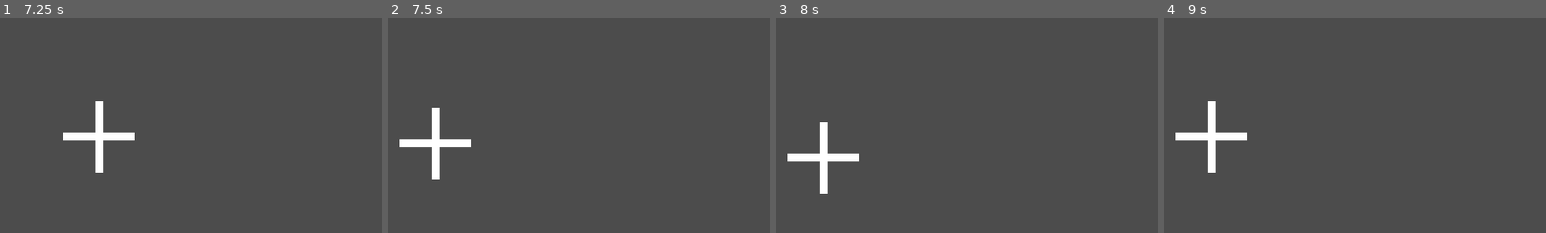
Above: before the commit, frames 1-4 (left to right).
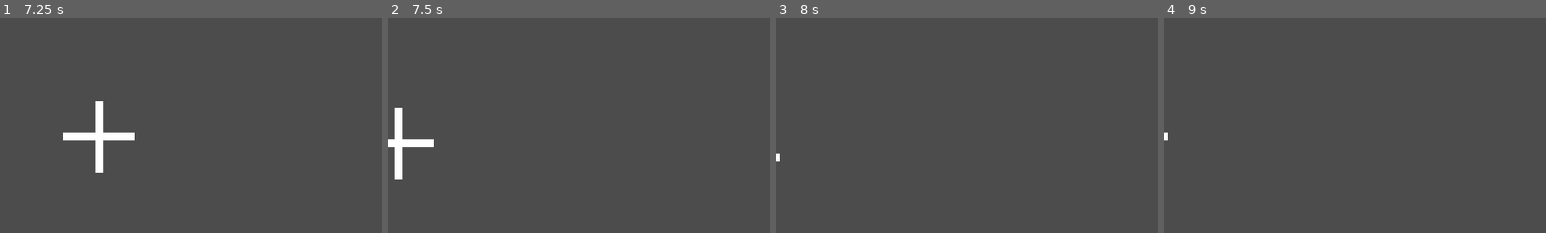
Above: after the commit, the same moments.

Repository: williambcosta/godot-touch-camera-2d
Game: Godot game, scene res://CameraTest.tscn
Two runs of this game, one before a commit and one after it. Both use one fixed random seed, a clock stepped at 60 frames per second and the inputs below.
Inputs (mouse positions are % of the whole screen's width and height, from its top left):
- Up to frame 1 (7.25 s): tap Enter at 0.5, 2, 3.5 s; move the mouse to (45, 70) at 0.52 s; click (45, 70) at 0.67 s; tap Space at 1.25, 2.75, 4.25 s; drag from (80, 65) to (45, 70) at 1.27 s; move the mouse to (20, 35) at 2.02 s; click (20, 35) at 2.17 s; drag from (55, 50) to (20, 35) at 2.77 s; move the mouse to (35, 25) at 3.52 s; click (35, 25) at 3.67 s; drag from (72, 45) to (35, 25) at 4.27 s; move the mouse to (30, 55) at 5.02 s; click (30, 55) at 5.17 s; drag from (60, 28) to (30, 55) at 5.77 s; move the mouse to (45, 70) at 6.52 s; click (45, 70) at 6.67 s
- Up to frame 2 (7.5 s): drag from (80, 65) to (45, 70) at 7.27 s
- Up to frame 3 (8 s): no input
- Up to frame 4 (9 s): move the mouse to (20, 35) at 8.02 s; click (20, 35) at 8.17 s; drag from (55, 50) to (20, 35) at 8.77 s
The pictures show only the part of the screen within x 0-50%, y 20-70%; the shares and areas given below are measured in that part.

Frame 1 is identical in both runs. In frame 2, 1.6% of the frame differs, in the area x 0-22%, y 41-76%; in frame 3, 1.3%; in frame 4, 1.3%.

Commit message:
Added assets for README

Diff:
--- a/CameraTest.tscn
+++ b/CameraTest.tscn
@@ -79,6 +79,6 @@
 current = true
 limit_left = -1000
 limit_top = -1000
-limit_right = 2820
+limit_right = 2920
 limit_bottom = 1980
 script = ExtResource( 2 )
--- a/TouchCamera2D.gd
+++ b/TouchCamera2D.gd
@@ -1,3 +1,4 @@
+# Make sure the icon path points to the correct location
 class_name TouchCamera2D, "res://touch_camera_icon.svg"
 
 extends Camera2D
@@ -94,8 +95,8 @@
 				events.erase(0)
 
 	# If it's a motion
-	if ( (event is InputEventScreenDrag)
-			or (handle_mouse_events and event is InputEventMouseMotion) ):
+	if ((event is InputEventScreenDrag)
+			or (handle_mouse_events and event is InputEventMouseMotion)):
 		# If it's a ScreenDrag
 		if event is InputEventScreenDrag:
 			var last_pos: Vector2 = events[event.index].position
Not shown, added: screenshots/.gdignore
Binary file added: screenshots/icon_path_highlighted.png
Binary file added: screenshots/move_while_zooming.gif
Binary file added: screenshots/script_parameters.png
Binary file added: screenshots/zoom_at_point.gif
Not shown, added: screenshots/add_camera.gif
Not shown, added: screenshots/mouse_settings.gif
